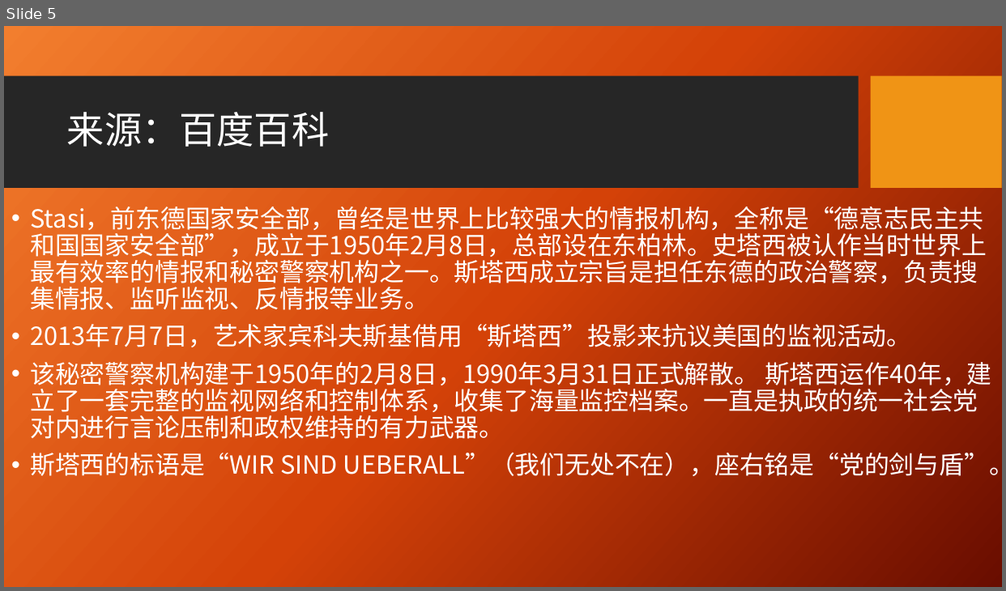
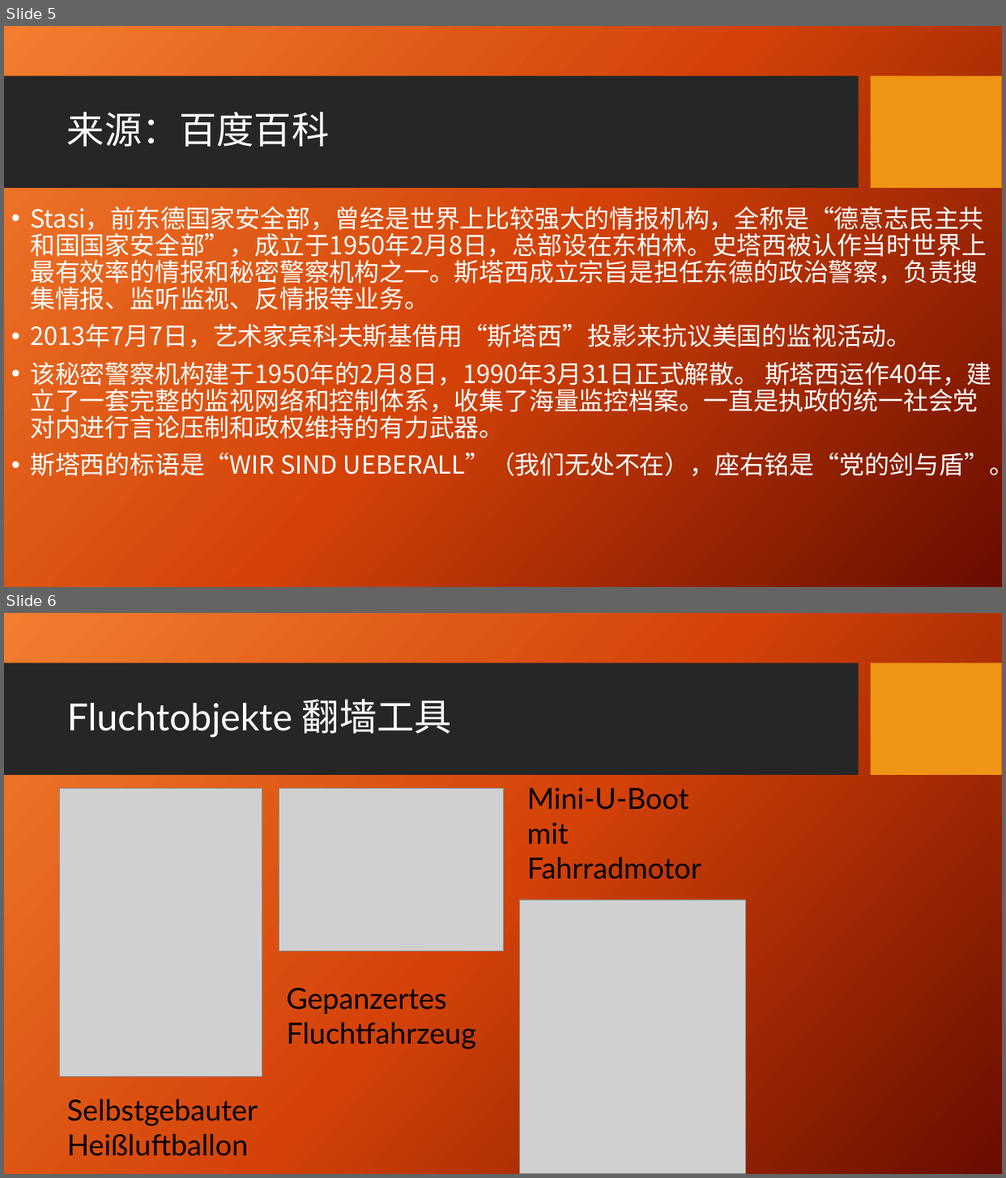
Before and after one commit to zaoqi-unsafe/sssssssss, a slide deck: DDR.pptx. Shown one above the other, each under a label of ours: slide 5 before the commit, slides 5 and 6 after it. The pictures are 1006x591 and 1006x1178 pixels, drawn with LibreOffice and Linux fonts; fonts in the diff are those of the drawing; grey boxes stand for pictures; background and template pictures are left out. Boxes give left, top, right and bottom in pixels: in the first picture for what was removed or moved away, otherwise in the second. Text is boxed around its words. In the diff, an @@ line names an element or a change of style, - is before the commit and + after.

```diff
--- a/DDR.pptx
+++ b/DDR.pptx
@@ slide 6 added at (x1=4, y1=613, x2=1002, y2=1174), background picture (left out); not listed: 2 template elements that a slide beside it also shows @@
@@ title added at (x1=67, y1=699, x2=452, y2=738), 36 pt, text #FFFFFF @@
+Fluchtobjekte 翻墙工具
@@ picture added at (x1=59, y1=788, x2=262, y2=1076) @@
@@ picture added at (x1=279, y1=788, x2=503, y2=952) @@
@@ text added at (x1=527, y1=788, x2=701, y2=879), 28 pt, text #000000 @@
+Mini-U-Boot mit Fahrradmotor
@@ picture added at (x1=520, y1=900, x2=745, y2=1174) @@
@@ text added at (x1=287, y1=988, x2=476, y2=1050), 28 pt, text #000000 @@
+Gepanzertes Fluchtfahrzeug
@@ text added at (x1=67, y1=1099, x2=258, y2=1157), 28 pt, text #000000 @@
+Selbstgebauter Heißluftballon
```
Also in this commit, not shown: 1 slide changed, 4 other slides added, 1 slide removed.
